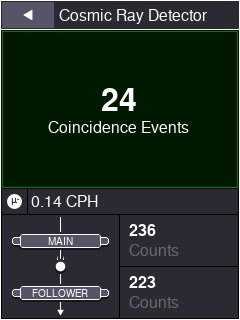
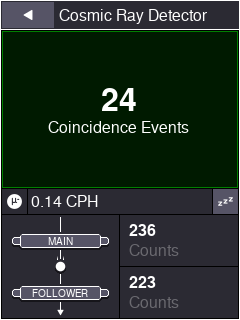
Revision of a layered w=240, h=320 image; what changed, layer by layer:
added layer "Sleep.svg" in group "Status Bar" over (x1=218, y1=197, x2=233, y2=206)
added layer "Sleep Background" in group "Status Bar" over (x1=213, y1=189, x2=238, y2=214)
painted on "CPH Background" over (x1=212, y1=189, x2=238, y2=214)
